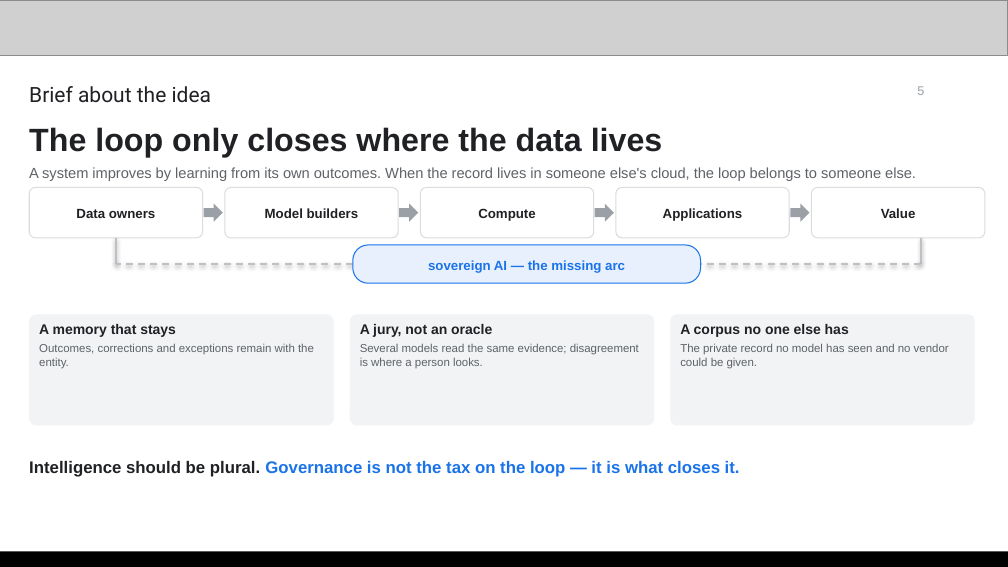
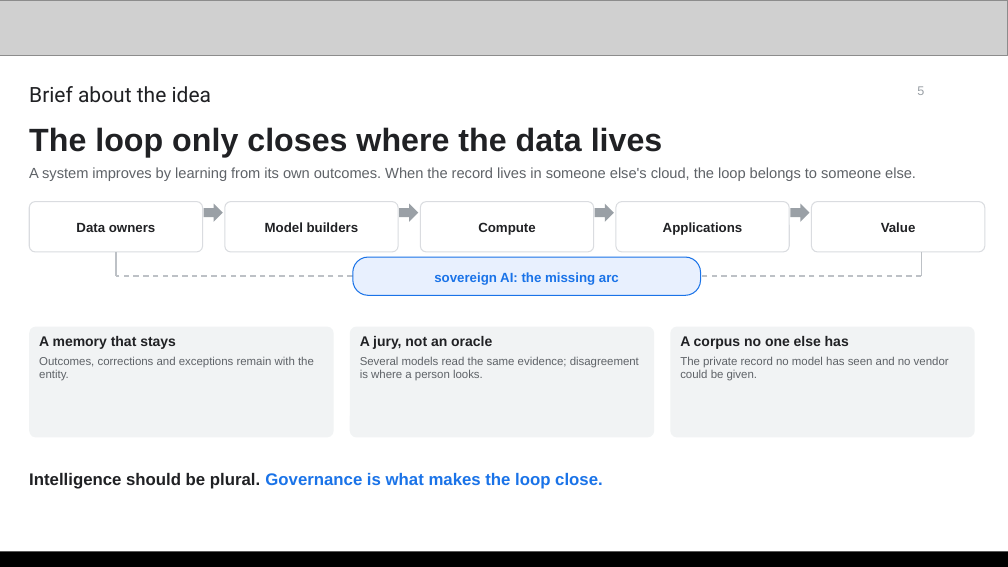
Before and after one commit to yanksyoon/termini, a slide deck: slide 5 of deck/v3/termini-deck-v3.pptx. Drawn at 1008x567 pixels with LibreOffice and Linux fonts; fonts in the diff are those of the drawing; grey boxes stand for pictures. Boxes give left, top, right and bottom in pixels: in the first picture for what was removed or moved away, otherwise in the second. Text is boxed around its words. In the diff, an @@ line names an element or a change of style, - is before the commit and + after.

```diff
--- a/deck/v3/termini-deck-v3.pptx
+++ b/deck/v3/termini-deck-v3.pptx
@@ 8 rounded rectangles, 2 lines: place and size @@
-8 rounded rectangles, 2 lines at [29, 187, 985, 425]
+8 rounded rectangles, 2 lines at [29, 202, 985, 437]
@@ line (116, 252) - (116, 276): stroke #BDC1C6 1.25 pt to #BDC1C6 1 pt @@
@@ line (921, 252) - (921, 276): stroke #BDC1C6 1.25 pt to #BDC1C6 1 pt @@
@@ 2 lines, 1 rounded rectangle: place and size @@
-2 lines, 1 rounded rectangle at [116, 245, 921, 283]
+2 lines, 1 rounded rectangle at [116, 257, 921, 295]
@@ line (353, 276) - (116, 276): stroke #BDC1C6 1.25 pt dashed to #BDC1C6 1 pt dashed @@
@@ text in rounded rectangle at [434, 272, 619, 285]: text changed @@
-sovereign AI — the missing arc
+sovereign AI: the missing arc
@@ line (921, 276) - (701, 276): stroke #BDC1C6 1.25 pt dashed to #BDC1C6 1 pt dashed @@
@@ text at [29, 473, 603, 489]: text changed @@
-Intelligence should be plural. Governance is not the tax on the loop — it is what closes it.
+Intelligence should be plural. Governance is what makes the loop close.
```
Also in this commit, not shown: 15 other slides changed, 2 other files.
